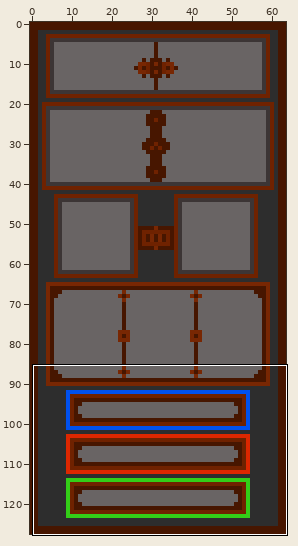
Sprite sheet, stored at core/assets/Inventory.png. The first picture is a wide view before the edit; the outline marks the close-up.
Close-up. The starting point:
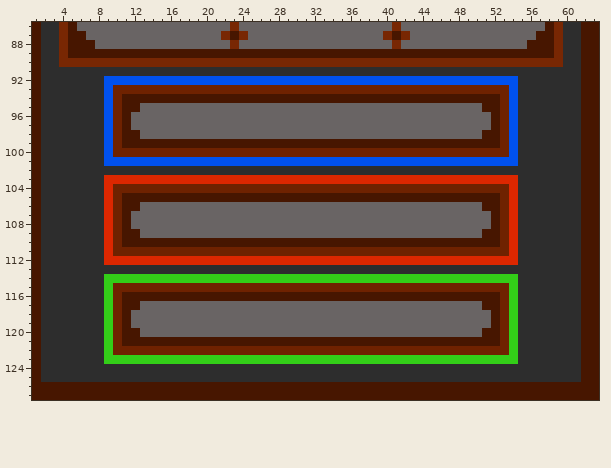
The file is 64x128 pixels. Shown: x 1..63, y 86..127.
Once edited:
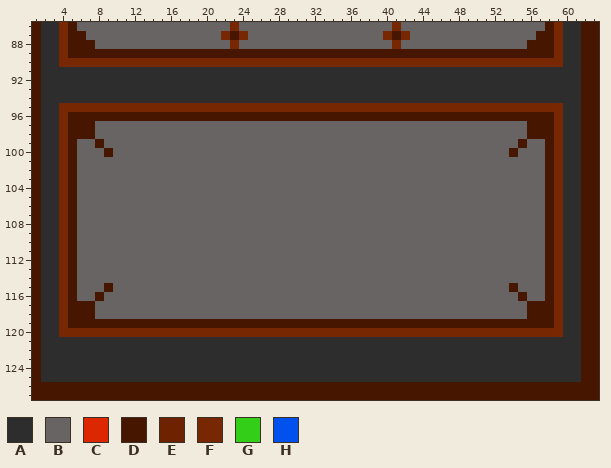
Palette (. is transparent): A #2d2d2d  B #696464  C #dd2700  D #471600  E #6f2200  F #782703  G #33ce18  H #0051ee
Change:
Changed rows in their new state; - is an unchanged pixel.
first column x 4:
 92 -----AAAAAAAAAAAAAAAAAAAAAAAAAAAAAAAAAAAAAAAAAAAAAA-----
 93 -----AAAAAAAAAAAAAAAAAAAAAAAAAAAAAAAAAAAAAAAAAAAAAA-----
 94 -----AAAAAAAAAAAAAAAAAAAAAAAAAAAAAAAAAAAAAAAAAAAAAA-----
 95 FFFFFFFFFFFFFFFFFFFFFFFFFFFFFFFFFFFFFFFFFFFFFFFFFFFFFFFF
 96 FDDDDDD-DDDDDDDDDDDDDDDDDDDDDDDDDDDDDDDDDDDDDDDD-DDDDDDF
 97 FDDDBBBB----------------------------------------BBBBDDDF
 98 FDDDBBBBB--------------------------------------BBBBBDDDF
 99 FDBBDBBBBBBBBBBBBBBBBBBBBBBBBBBBBBBBBBBBBBBBBBBBBBBDBBDF
100 FDBBBDBBBBBBBBBBBBBBBBBBBBBBBBBBBBBBBBBBBBBBBBBBBBDBBBDF
101 FDBBBBBBBBBBBBBBBBBBBBBBBBBBBBBBBBBBBBBBBBBBBBBBBBBBBBDF
102 FDBBBBBBBBBBBBBBBBBBBBBBBBBBBBBBBBBBBBBBBBBBBBBBBBBBBBDF
103 FDBBBBBBBBBBBBBBBBBBBBBBBBBBBBBBBBBBBBBBBBBBBBBBBBBBBBDF
104 FDBBBBBBBBBBBBBBBBBBBBBBBBBBBBBBBBBBBBBBBBBBBBBBBBBBBBDF
105 FDBBBBBBBBBBBBBBBBBBBBBBBBBBBBBBBBBBBBBBBBBBBBBBBBBBBBDF
106 FDBBBBBBB--------------------------------------BBBBBBBDF
107 FDBBBBBB----------------------------------------BBBBBBDF
108 FDBBBBBB----------------------------------------BBBBBBDF
109 FDBBBBBBB--------------------------------------BBBBBBBDF
110 FDBBBBBBBBBBBBBBBBBBBBBBBBBBBBBBBBBBBBBBBBBBBBBBBBBBBBDF
111 FDBBBBBBBBBBBBBBBBBBBBBBBBBBBBBBBBBBBBBBBBBBBBBBBBBBBBDF
112 FDBBBBBBBBBBBBBBBBBBBBBBBBBBBBBBBBBBBBBBBBBBBBBBBBBBBBDF
113 FDBBBBBBBBBBBBBBBBBBBBBBBBBBBBBBBBBBBBBBBBBBBBBBBBBBBBDF
114 FDBBBBBBBBBBBBBBBBBBBBBBBBBBBBBBBBBBBBBBBBBBBBBBBBBBBBDF
115 FDBBBDBBBBBBBBBBBBBBBBBBBBBBBBBBBBBBBBBBBBBBBBBBBBDBBBDF
116 FDBBDBBBBBBBBBBBBBBBBBBBBBBBBBBBBBBBBBBBBBBBBBBBBBBDBBDF
117 FDDDBBBBB--------------------------------------BBBBBDDDF
118 FDDDBBBB----------------------------------------BBBBDDDF
119 FDDDDDD-DDDDDDDDDDDDDDDDDDDDDDDDDDDDDDDDDDDDDDDD-DDDDDDF
120 FFFFFFFFFFFFFFFFFFFFFFFFFFFFFFFFFFFFFFFFFFFFFFFFFFFFFFFF
121 -----AAAAAAAAAAAAAAAAAAAAAAAAAAAAAAAAAAAAAAAAAAAAAA-----
122 -----AAAAAAAAAAAAAAAAAAAAAAAAAAAAAAAAAAAAAAAAAAAAAA-----
123 -----AAAAAAAAAAAAAAAAAAAAAAAAAAAAAAAAAAAAAAAAAAAAAA-----
Changed places in both close-ups, as pixel boxes (x1, y1, x2, y2):
changed: (59, 76, 563, 364)
